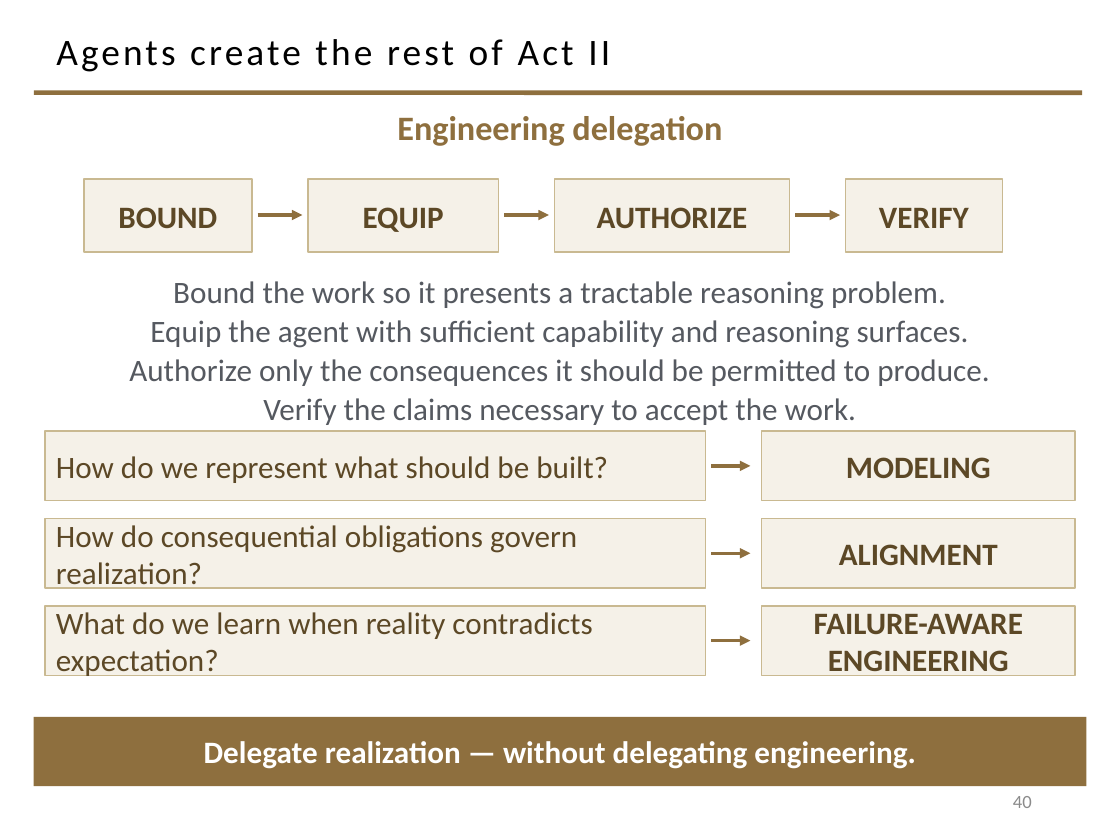
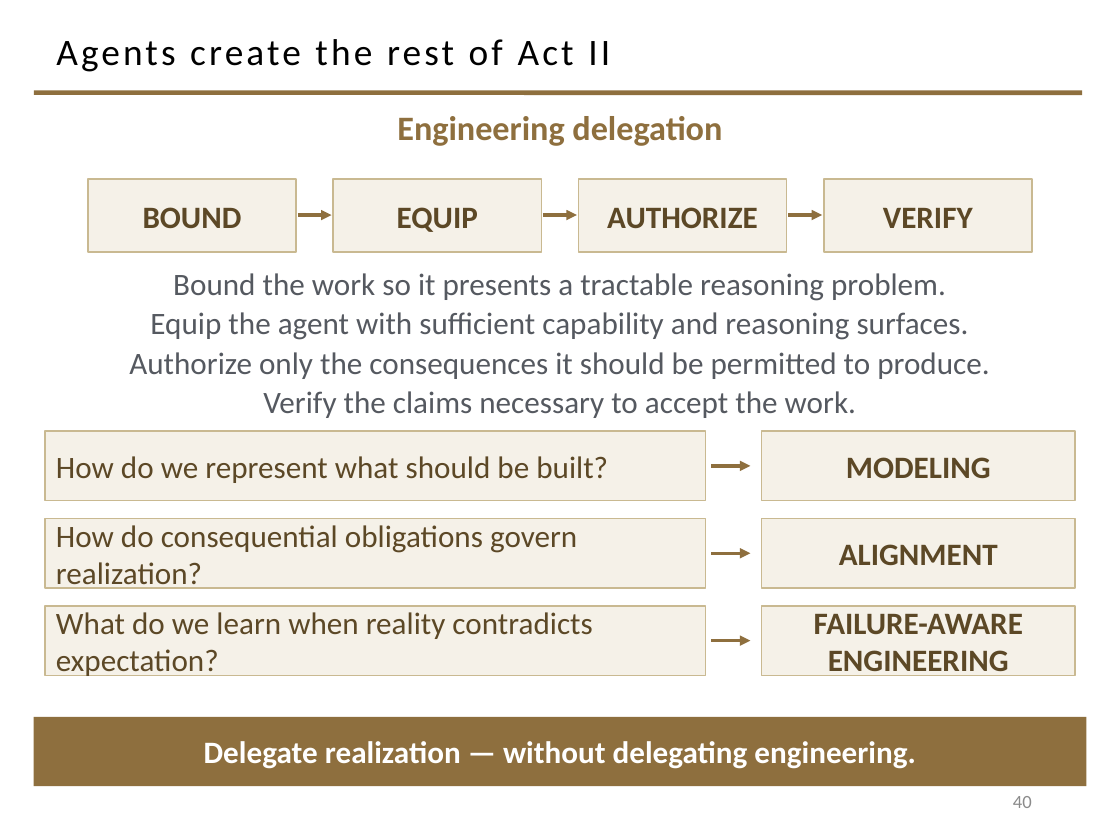
Before and after one commit to davisjam/model-based-agentic-software-engineering, a slide deck: slide 40 of course/lectures/act-2-building-systems-and-governing-changes/01-agent-levers/2-1-Agents.pptx. Drawn at 1120x840 pixels with LibreOffice and Linux fonts; fonts in the diff are those of the drawing; background and template pictures are left out. Boxes give left, top, right and bottom in pixels: in the first picture for what was removed or moved away, otherwise in the second. Text is boxed around its words. In the diff, an @@ line names an element or a change of style, - is before the commit and + after.

```diff
--- a/course/lectures/act-2-building-systems-and-governing-changes/01-agent-levers/2-1-Agents.pptx
+++ b/course/lectures/act-2-building-systems-and-governing-changes/01-agent-levers/2-1-Agents.pptx
@@ rectangle "BOUND": place and size @@
-rectangle "BOUND" at [84,179,252,252]
+rectangle "BOUND" at [88,179,297,252]
@@ rectangle "EQUIP": place and size @@
-rectangle "EQUIP" at [308,179,498,252]
+rectangle "EQUIP" at [334,179,542,252]
@@ rectangle "AUTHORIZE": place and size @@
-rectangle "AUTHORIZE" at [554,179,790,252]
+rectangle "AUTHORIZE" at [579,179,787,252]
@@ rectangle "VERIFY": place and size @@
-rectangle "VERIFY" at [846,179,1002,252]
+rectangle "VERIFY" at [824,179,1033,252]
@@ arrow moved from (258, 215) - (302, 215) to (298, 215) - (332, 215) @@
@@ arrow moved from (504, 215) - (549, 215) to (543, 215) - (577, 215) @@
@@ arrow moved from (795, 215) - (840, 215) to (788, 215) - (822, 215) @@
@@ text "Bound the work so it ...": place and size @@
-text "Bound the work so it ..." at [129,281,989,425]
+text "Bound the work so it ..." at [129,273,989,418]
```
Also in this commit, not shown: 8 other slides changed.
